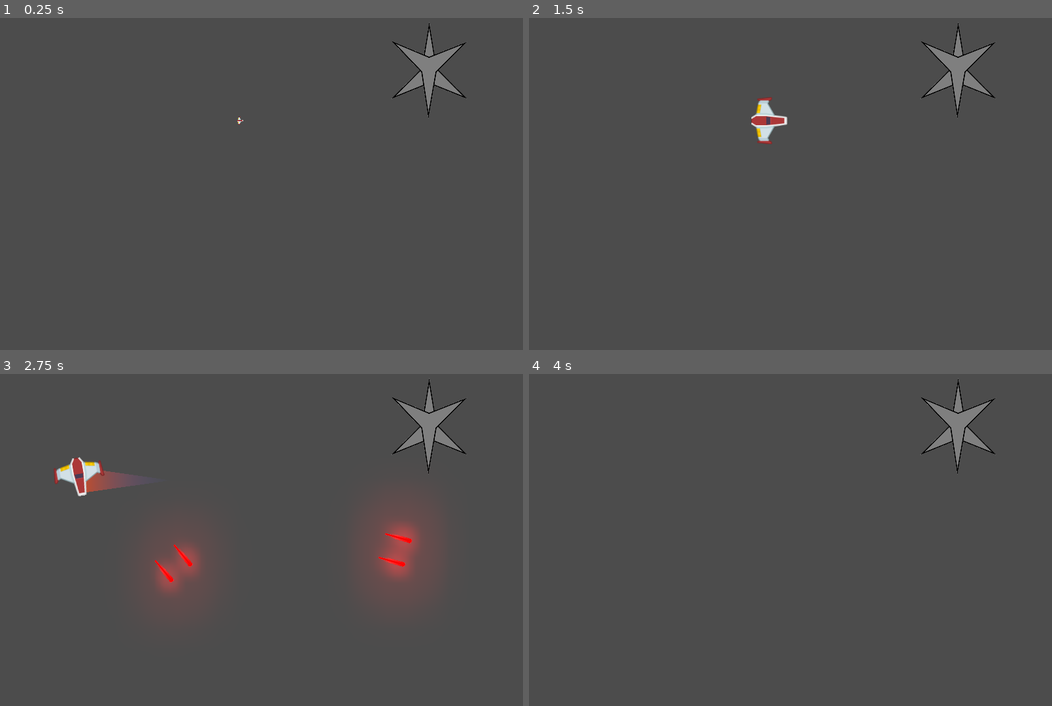
Above: before the commit, frames 1-4 (two rows, left to right).
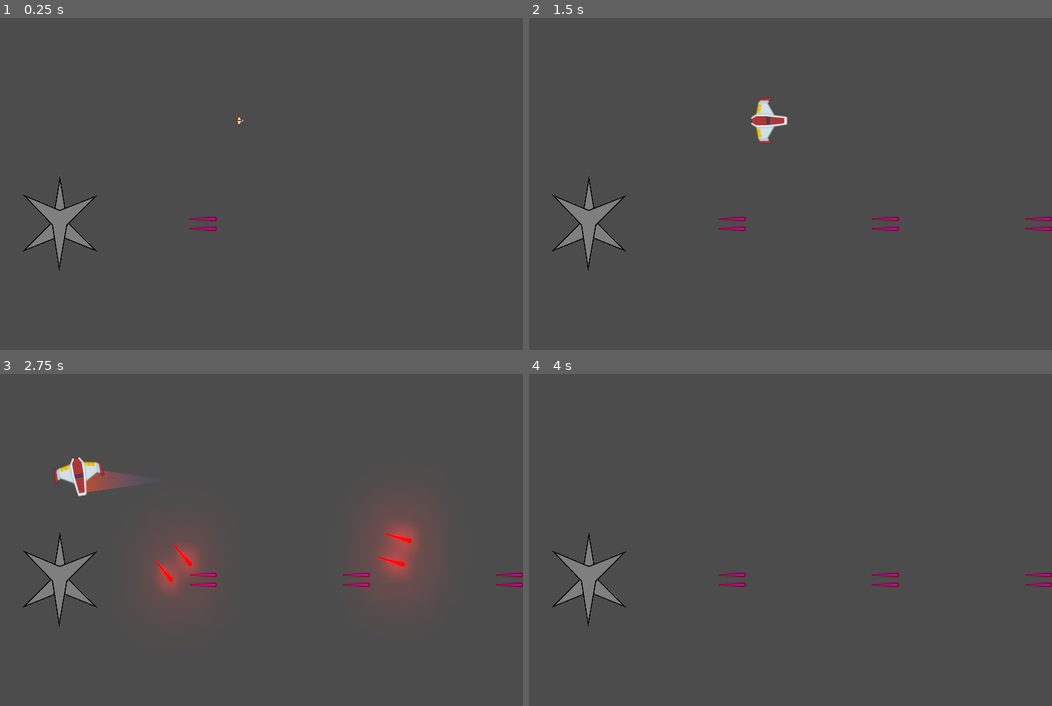
Above: after the commit, the same moments.

Repository: MPGG/Meteoritos
Game: Godot game, scene res://Juego/Niveles/NivelTest.tscn
The game is run twice, just before and just after one commit, with the same random seed, the same clock (stepped at 60 frames per second) and the same inputs.
Inputs:
- Up to frame 1 (0.25 s): no input
- Up to frame 2 (1.5 s): hold Right (turnRight) 0.53-1.28 s; hold Z (fire) 0.53-1.28 s; hold S (moveBackwards) from 1.28 s (still down); tap X (fire2) at 1.35 s
- Up to frame 3 (2.75 s): release S (moveBackwards) at 2.03 s; hold Right (turnRight) from 2.03 s (still down); hold Z (fire) from 2.03 s (still down)
- Up to frame 4 (4 s): release Right (turnRight) at 2.78 s; release Z (fire) at 2.78 s; hold Up (moveForward) 2.78-3.53 s; tap X (fire2) at 2.85 s; hold A (turnLeft) from 3.53 s (still down); hold Z (fire) from 3.53 s (still down)

The runs differ from the first frame. In frame 1, 2.3% of the frame differs, in the area x 4-90%, y 1-77%; in frame 2, 2.5%, in the area x 4-100%, y 1-77%; in frame 3, 2.5%; in frame 4, 2.5%.

Commit message:
Balas enemigo, daño

Diff:
--- /dev/null
+++ b/Juego/Enemigos/Area_colision_enemigo.gd
@@ -0,0 +1,4 @@
+extends Area2D
+
+func recibir_dmg(dmg):
+	owner.recibir_dmg(dmg)
--- a/Juego/Enemigos/EnemyDummy.gd
+++ b/Juego/Enemigos/EnemyDummy.gd
@@ -1,4 +1,6 @@
 extends Node2D
+
+var hp: float = 10.0
 
 
 func _ready():
@@ -8,3 +10,12 @@
 func _on_Area2D_body_entered(body):
 	if body is Player:
 		body.destruirNave() # Replace with function body.
+
+func recibir_dmg(dmg):
+	hp -= dmg
+	if hp <= 0.0:
+		#destruir
+		queue_free()
+
+func _process(delta):
+	$Canon.set_esta_disparando(true)
--- a/Juego/Enemigos/EnemyDummy.tscn
+++ b/Juego/Enemigos/EnemyDummy.tscn
@@ -1,7 +1,10 @@
-[gd_scene load_steps=4 format=2]
+[gd_scene load_steps=7 format=2]
 
 [ext_resource path="res://Juego/Enemigos/dummyEnemy.png" type="Texture" id=1]
 [ext_resource path="res://Juego/Enemigos/EnemyDummy.gd" type="Script" id=2]
+[ext_resource path="res://Juego/Enemigos/Area_colision_enemigo.gd" type="Script" id=3]
+[ext_resource path="res://Juego/Proyectiles/ProyectilEnemigo.tscn" type="PackedScene" id=4]
+[ext_resource path="res://Juego/Naves/Player/Canon.tscn" type="PackedScene" id=5]
 
 [sub_resource type="CircleShape2D" id=1]
 radius = 175.003
@@ -13,6 +16,7 @@
 [node name="Area2D" type="Area2D" parent="."]
 collision_layer = 2
 collision_mask = 9
+script = ExtResource( 3 )
 
 [node name="CollisionShape2D" type="CollisionShape2D" parent="Area2D"]
 shape = SubResource( 1 )
@@ -20,4 +24,8 @@
 [node name="Sprite" type="Sprite" parent="."]
 texture = ExtResource( 1 )
 
+[node name="Canon" parent="." instance=ExtResource( 5 )]
+rotation = -1.57079
+proyectil = ExtResource( 4 )
+
 [connection signal="body_entered" from="Area2D" to="." method="_on_Area2D_body_entered"]
--- a/Juego/Naves/Player/Canon.gd
+++ b/Juego/Naves/Player/Canon.gd
@@ -55,7 +55,7 @@
 			dmg_proyectil
 		)
 		Eventos.emit_signal("proyectilDisparado",new_proyectil)
-		print("disparanding")
+		#print("disparanding")
 
 
 
--- a/Juego/Naves/Player/Player.gd
+++ b/Juego/Naves/Player/Player.gd
@@ -5,6 +5,7 @@
 export var potencia_motor:int = 20
 export var potencia_rotacion:int = 170
 export var estela_maxima:int = 150
+export var hitpoints:float = 100.0
 
 #Enum
 enum ESTADO {SPAWN, VIVO, INVENCIBLE, MUERTO}
@@ -19,6 +20,7 @@
 onready var laser = $LaserBeam2D
 onready var estela: Estela = $Pos2DTrailInicio/Trail2D
 onready var motor_sfx:Motor = $SfxMotor
+onready var hit_sfx:AudioStreamPlayer = $SfxHit
 onready var colisionador: CollisionShape2D = $CollisionShape2D
 
 #Callbacks
@@ -100,3 +102,8 @@
 func _on_AnimationPlayer_animation_finished(anim_name):
 	if anim_name == "spawn":
 		cambiar_estado(ESTADO.VIVO)
+func recibir_dmg(dmg:float):
+	hitpoints -= dmg
+	if hitpoints <= 0:
+		destruirNave()
+	hit_sfx.play()
--- a/Juego/Naves/Player/Player.tscn
+++ b/Juego/Naves/Player/Player.tscn
@@ -6,6 +6,7 @@
 [ext_resource path="res://Juego/Proyectiles/LaserBeam/LaserBeam2D.tscn" type="PackedScene" id=4]
 [ext_resource path="res://Juego/Proyectiles/Trail/Trail2D.tscn" type="PackedScene" id=5]
 [ext_resource path="res://Juego/Naves/Player/SfxMotor.tscn" type="PackedScene" id=6]
+[ext_resource path="res://TemporalAssets/sci-fi-sounds/Audio/impactMetal_000.ogg" type="AudioStream" id=7]
 
 [sub_resource type="PhysicsMaterial" id=2]
 friction = 0.0
@@ -67,6 +68,7 @@
 
 [node name="LaserBeam2D" parent="." instance=ExtResource( 4 )]
 position = Vector2( 42, -1 )
+collide_with_areas = true
 
 [node name="Pos2DTrailInicio" type="Position2D" parent="."]
 
@@ -86,4 +88,7 @@
 anims/default = SubResource( 3 )
 anims/spawn = SubResource( 4 )
 
+[node name="SfxHit" type="AudioStreamPlayer" parent="."]
+stream = ExtResource( 7 )
+
 [connection signal="animation_finished" from="AnimationPlayer" to="." method="_on_AnimationPlayer_animation_finished"]
--- a/Juego/Niveles/NivelTest.tscn
+++ b/Juego/Niveles/NivelTest.tscn
@@ -18,4 +18,4 @@
 environment = ExtResource( 3 )
 
 [node name="EnemyDummy" parent="." instance=ExtResource( 4 )]
-position = Vector2( 841, 221 )
+position = Vector2( 118, 521 )
--- a/Juego/Proyectiles/LaserBeam/LaserBeam2D.gd
+++ b/Juego/Proyectiles/LaserBeam/LaserBeam2D.gd
@@ -25,6 +25,7 @@
 
 onready var laser_sfx: AudioStreamPlayer2D = $LaserFX
 
+var dmg:float = 5
 
 func _ready() -> void:
 	set_physics_process(false)
@@ -33,7 +34,7 @@
 
 func _physics_process(delta: float) -> void:
 	cast_to = (cast_to + Vector2.RIGHT * cast_speed * delta).clamped(max_length)
-	cast_beam()
+	cast_beam(delta)
 
 
 func set_is_casting(cast: bool) -> void:
@@ -56,7 +57,7 @@
 
 # Controls the emission of particles and extends the Line2D to `cast_to` or the ray's
 # collision point, whichever is closest.
-func cast_beam() -> void:
+func cast_beam(delta) -> void:
 	var cast_point := cast_to
 
 	force_raycast_update()
@@ -66,6 +67,8 @@
 		cast_point = to_local(get_collision_point())
 		collision_particles.global_rotation = get_collision_normal().angle()
 		collision_particles.position = cast_point
+		if get_collider().has_method("recibir_dmg"):
+			get_collider().recibir_dmg(dmg * delta)
 
 	fill.points[1] = cast_point
 	beam_particles.position = cast_point * 0.5
--- a/Juego/Proyectiles/ProyectilEnemigo.tscn
+++ b/Juego/Proyectiles/ProyectilEnemigo.tscn
@@ -4,4 +4,8 @@
 
 [node name="ProyectilEnemigo" instance=ExtResource( 1 )]
 z_index = 39
-collision_mask = 5
+collision_layer = 16
+collision_mask = 13
+
+[node name="Sprite" parent="." index="0"]
+modulate = Color( 0.760784, 0.0784314, 0.780392, 1 )
--- a/Juego/Proyectiles/ProyectilJugador.gd
+++ b/Juego/Proyectiles/ProyectilJugador.gd
@@ -3,7 +3,7 @@
 
 #Atributos
 var velocidad: Vector2 = Vector2.ZERO
-var dmg: float
+var dmg: float = 3.0
 
 func _physics_process(delta):
 	position += velocidad * delta
@@ -20,3 +20,17 @@
 
 func _on_VisibilityNotifier2D_screen_exited():
 	queue_free() # Replace with function body.
+
+
+func hacer_dmg(otro_cuerpo: CollisionObject2D):
+	if otro_cuerpo.has_method("recibir_dmg"):
+		otro_cuerpo.recibir_dmg(dmg)
+	queue_free()
+
+func _on_ProyectilJugador_area_entered(area: Area2D) -> void:
+	hacer_dmg(area)
+	#print("proyectil area ent:" + area.name)
+
+func _on_ProyectilJugador_body_entered(body):
+	hacer_dmg(body)
+	#print("proyectil body ent:" + body.name)
--- a/Juego/Proyectiles/ProyectilJugador.tscn
+++ b/Juego/Proyectiles/ProyectilJugador.tscn
@@ -9,7 +9,7 @@
 [node name="ProyectilJugador" type="Area2D"]
 z_index = 40
 z_as_relative = false
-collision_layer = 16
+collision_layer = 8
 collision_mask = 22
 script = ExtResource( 2 )
 
@@ -27,4 +27,6 @@
 rotation = 1.5708
 scale = Vector2( 0.525, 1.85 )
 
+[connection signal="area_entered" from="." to="." method="_on_ProyectilJugador_area_entered"]
+[connection signal="body_entered" from="." to="." method="_on_ProyectilJugador_body_entered"]
 [connection signal="screen_exited" from="VisibilityNotifier2D" to="." method="_on_VisibilityNotifier2D_screen_exited"]
--- a/Juego/Proyectiles/Trail/Trail2D.gd
+++ b/Juego/Proyectiles/Trail/Trail2D.gd
@@ -111,5 +111,5 @@
 		_last_point = to_local(target.global_position) + calculate_offset()
 
 func s_max_points(points:int) -> void:
-	print("Estela: set max points")
+	#print("Estela: set max points")
 	max_points = points
Not shown: 1 places in Juego/Naves/Player/Player.tscn that only renumber resources
